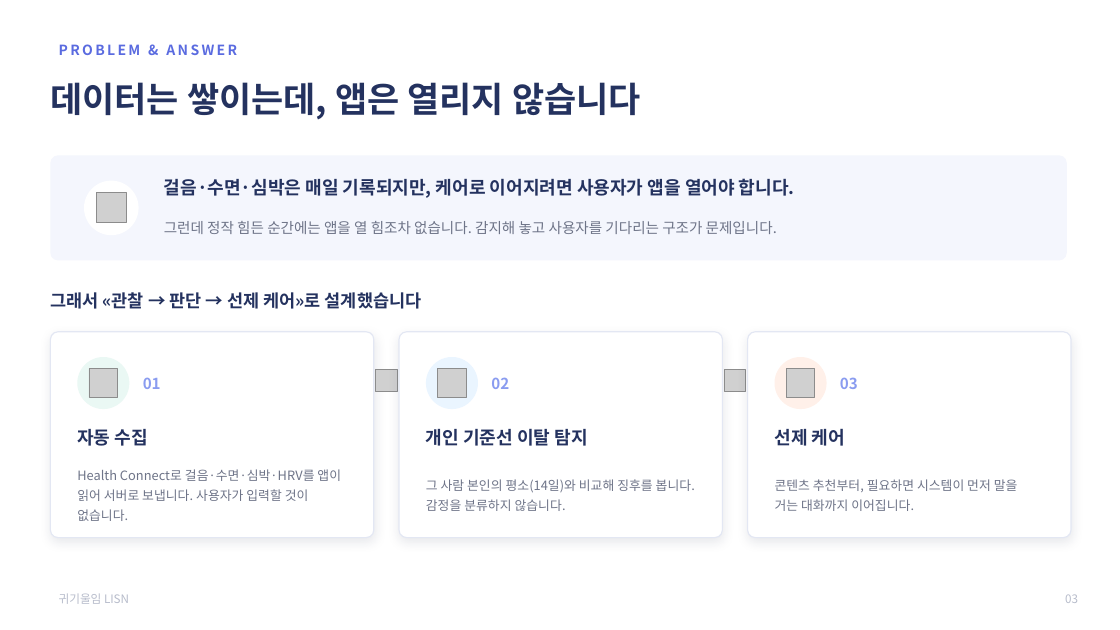
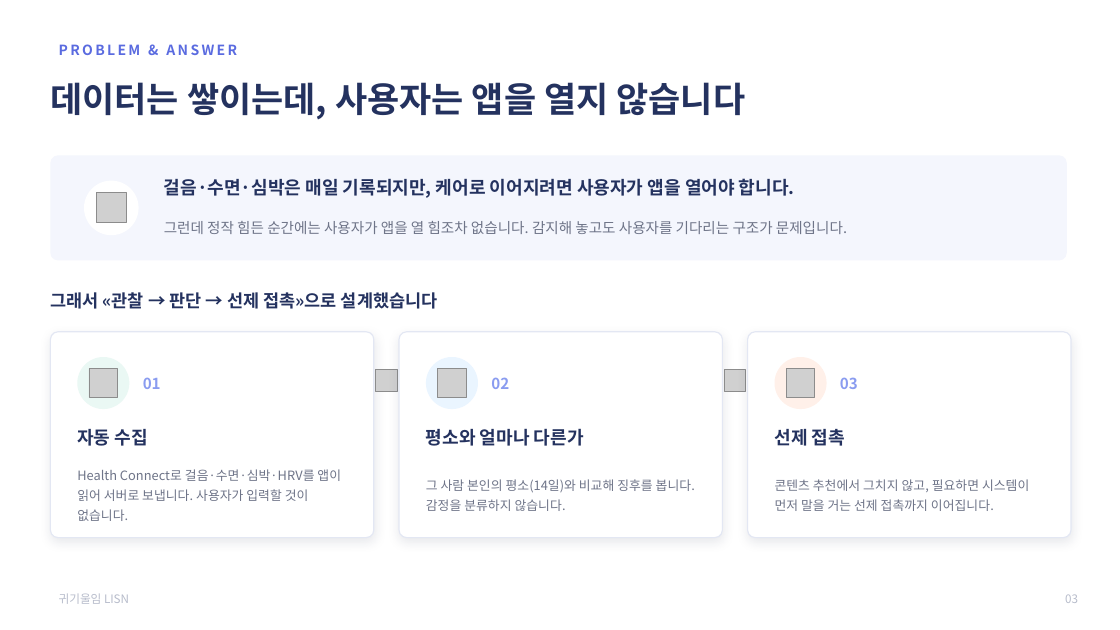
Before and after one commit to 2026-SMHRD-KDT-HealthCare-5/lisn, a slide deck: slide 4 of documents/최종발표자료_귀기울임.pptx. Drawn at 1120x630 pixels with LibreOffice and Linux fonts; fonts in the diff are those of the drawing; grey boxes stand for pictures. Boxes give left, top, right and bottom in pixels: in the first picture for what was removed or moved away, otherwise in the second. Text is boxed around its words. In the diff, an @@ line names an element or a change of style, - is before the commit and + after.

Commit message:
fix(발표·영상): 문구 전면 재작성 — 주어 복원·논리 연결·뜻이 서는 낱말로
지적받은 세 가지를 한꺼번에 고쳤습니다.

1. 주어·목적어가 빠져 있었습니다
   "수면 패턴이 5일째 무너진 것을" → "사용자의 수면 패턴이 …"
   "앱은 열리지 않습니다" → "사용자는 앱을 열지 않습니다"
   설명하는 글인데 누구 얘긴지가 없었습니다.

2. 앞뒤 문장이 논리로 이어지지 않았습니다
   컷1이 "알아챕니다"로 끝나고 다음 줄이 따로 놀았습니다. 이제
   감지 → 선제 접촉 → 첫 마디로 대화 시작 순으로 이어집니다.
   이걸 담으려면 두 줄로는 폭이 모자라, 자막을 3줄 구조로 바꾸고
   폰트를 34→30 으로 줄였습니다(desktop 컷은 1→2줄).

3. 그 낱말만 보고는 뜻이 안 서는 표현들
   "관리자는 전체를 봅니다" → "위험한 사람이 먼저 보입니다"
   "몸의 신호를 정서로"(서술어 없음) → "몸의 신호에서 마음을 읽습니다"
   "두 성격으로 듣습니다"(챗봇은 듣는 게 아니라 답함) → "성격을 골라 대화합니다"
   "개인 기준선 이탈 탐지"(명사 4개) → "평소와 얼마나 다른가"
   "남은 미탐 6건"(업계 용어) → "놓친 6건"

같은 걸 두 이름으로 부르던 것도 정리했습니다 — 헤드라인은 "선제 접촉"
인데 바로 아래 카드가 "선제 케어"였습니다.

문구 검토에 OpenAI(gpt-5.4)를 썼습니다. 다만 글자만 넘기지 않고 각
문구가 어느 화면 위에 뜨는지·앞뒤로 무슨 말이 오는지·길이 제한이
얼마인지를 함께 넘겨 상황에 맞는 문장을 받도록 했습니다. 스크립트는
tools/naturalize_deck.py 에 남겼습니다. 제안 56건 중 실제로 적용한
것은 35건이고, 나머지는 사실관계를 약하게 만들거나(실측으로 "증명"을
"확인"으로) 정본 문서의 과제명을 건드려 뺐습니다.

영문 섹션 라벨(PROBLEM & ANSWER 등)은 한글 제목 위에 얹는 디자인
요소라 그대로 뒀습니다. 바꾸면 한글이 두 줄로 겹칩니다.

자막 길이 초과는 스크립트에서 세도록 기준을 주석에 박아 뒀습니다
(phone/still 34자 · desktop 46자). 영상 재빌드, 발표자료 임베드
영상 갱신, validate.py·check_numbers.py 통과까지 확인했습니다.

```diff
--- a/documents/최종발표자료_귀기울임.pptx
+++ b/documents/최종발표자료_귀기울임.pptx
@@ text at (50,82,745,120): text changed @@
-데이터는 쌓이는데, 앱은 열리지 않습니다
+데이터는 쌓이는데, 사용자는 앱을 열지 않습니다
@@ text at (164,221,847,234): text changed @@
-그런데 정작 힘든 순간에는 앱을 열 힘조차 없습니다. 감지해 놓고 사용자를 기다리는 구조가 문제입니다.
+그런데 정작 힘든 순간에는 사용자가 앱을 열 힘조차 없습니다. 감지해 놓고도 사용자를 기다리는 구조가 문제입니다.
@@ text at (50,292,438,309): text changed @@
-그래서 «관찰 → 판단 → 선제 케어»로 설계했습니다
+그래서 «관찰 → 판단 → 선제 접촉»으로 설계했습니다
@@ text at (426,428,584,446): text changed @@
-개인 기준선 이탈 탐지
+평소와 얼마나 다른가
@@ text at (775,429,845,446): text changed @@
-선제 케어
+선제 접촉
@@ text at (775,479,1029,511): text changed @@
-콘텐츠 추천부터, 필요하면 시스템이 먼저 말을 거는 대화까지 이어집니다.
+콘텐츠 추천에서 그치지 않고, 필요하면 시스템이 먼저 말을 거는 선제 접촉까지 이어집니다.
```
Also in this commit, not shown: 7 other slides changed, 3 other files.
